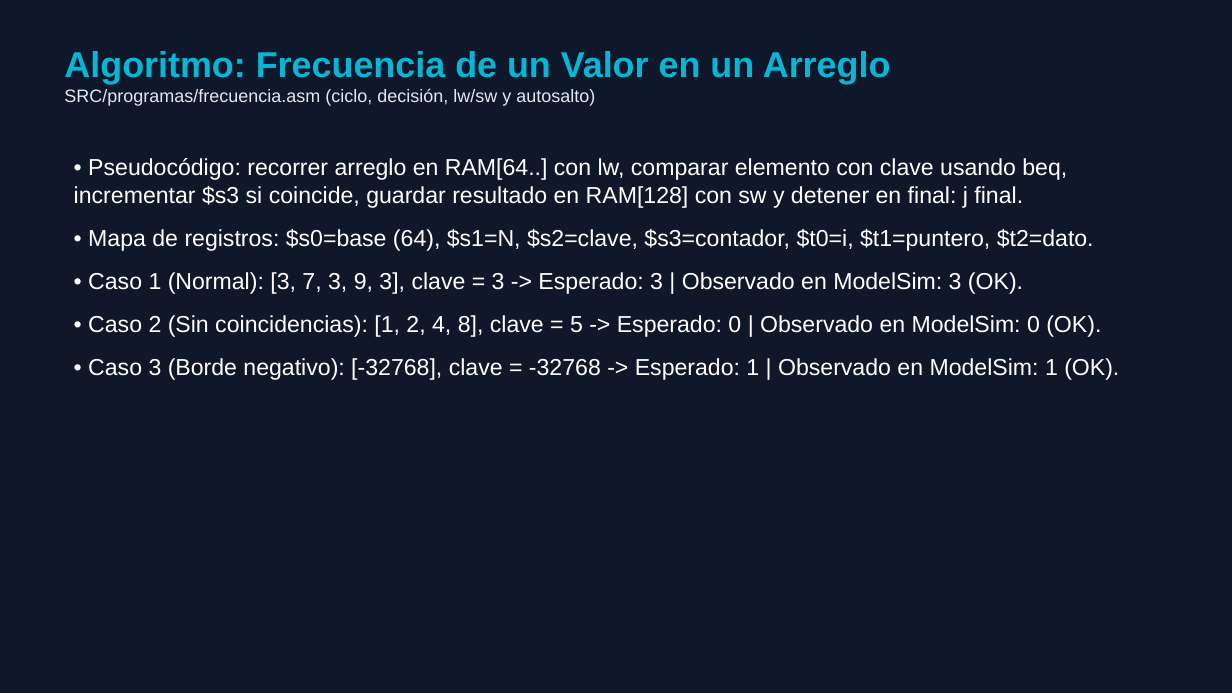
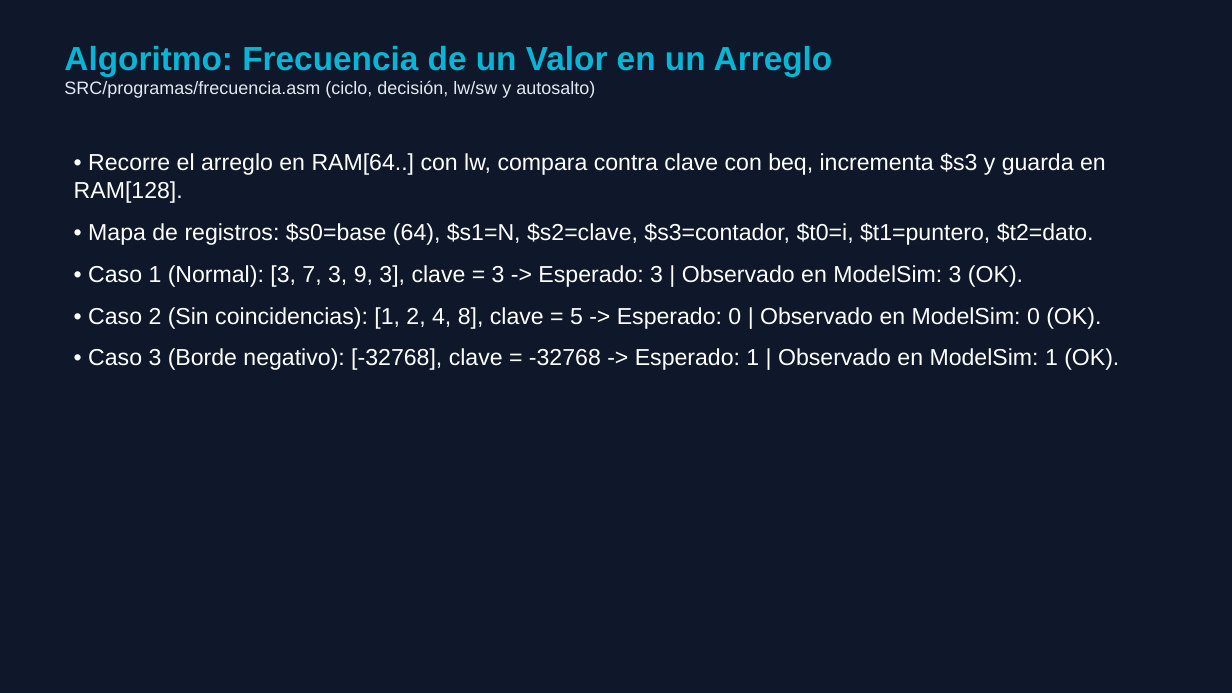
Before and after one commit to TilinezzZ/Instruciones-R-I-J-, a slide deck: slide 6 of DOCS/Presentacion_Proyecto_Final_MIPS.pptx. Drawn at 1232x693 pixels with LibreOffice and Linux fonts; fonts in the diff are those of the drawing. Boxes give left, top, right and bottom in pixels: in the first picture for what was removed or moved away, otherwise in the second. Text is boxed around its words. In the diff, an @@ line names an element or a change of style, - is before the commit and + after.

```diff
--- a/DOCS/Presentacion_Proyecto_Final_MIPS.pptx
+++ b/DOCS/Presentacion_Proyecto_Final_MIPS.pptx
@@ text at box(64, 46, 833, 76): size 28 to 26 pt in "Algoritmo: Frecuencia de un Valor en un ..." @@
@@ text at box(74, 153, 1106, 203): text changed @@
-• Pseudocódigo: recorrer arreglo en RAM[64..] con lw, comparar elemento con clave usando beq, incrementar $s3 si coincide, guardar resultado en RAM[128] con sw y detener en final: j final.
+• Recorre el arreglo en RAM[64..] con lw, compara contra clave con beq, incrementa $s3 y guarda en RAM[128].
@@ text at box(88, 223, 1119, 370): less space between paragraphs @@
```
Also in this commit, not shown: 10 other slides changed, 8 other files.
